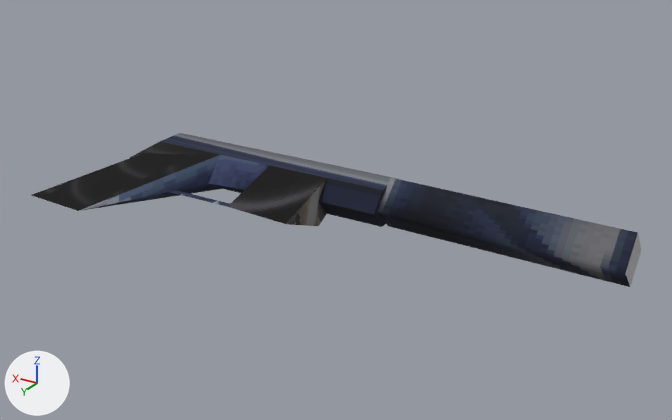
Before and after pictures for a commit that changed the glTF model native/assets/weapons/pd/02-falcon-2-silencer-tp.glb.
Rendered twice from a 50 mm camera at (-597.0, 513.0, 294.0) aimed at (-264.0, -44.0, 16.0). Arrows for +X, +Y and +Z are at lower left; the lights stay in place. The picture after the commit comes second. Vertices at exactly the same position are counted once.

Before the edit, the objects in view are built like this:
```python
me_chrfalcon2sil_bin = bpy.data.meshes.new('chrfalcon2sil.bin')
me_chrfalcon2sil_bin.from_pydata(...)  # 39 vertices, 57 faces; spans x -476.0..-28.0, y -112.0..46.0, z -14.0..31.0
# faces by material slot: [36, 16, 3, 2]
me_chrfalcon2sil_bin.materials.append(mat_tex00_32x32)
me_chrfalcon2sil_bin.materials.append(mat_tex01_32x32)
me_chrfalcon2sil_bin.materials.append(mat_tex02_32x32)
me_chrfalcon2sil_bin.materials.append(mat_tex03_1x1)
ob_gun = bpy.data.objects.new('gun', me_chrfalcon2sil_bin)
ob_gun.location = (0.0, 0.0, 0.0)
```
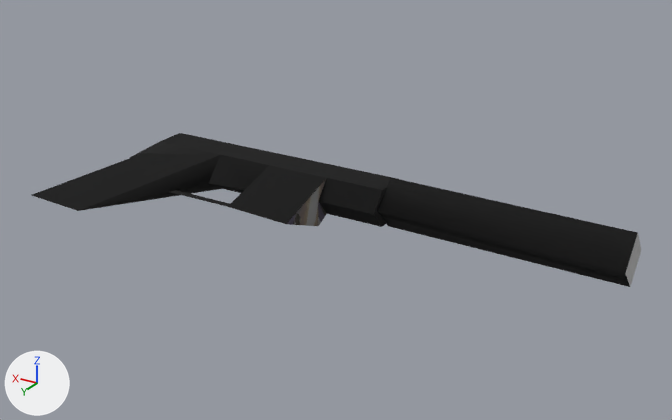
Location of each change, (x1, y1, x2, y2) in pixels of the pictures (672 x 420 px):
part 1 of me_chrfalcon2sil_bin, recoloured (darker)
    both: (79, 133, 638, 283)
part 2 of me_chrfalcon2sil_bin, edited (looks the same)
    both: (32, 141, 326, 224)

Patch to the scene script:
```diff
--- a/native/assets/weapons/pd/02-falcon-2-silencer-tp.glb.py
+++ b/native/assets/weapons/pd/02-falcon-2-silencer-tp.glb.py
@@ mat_tex0324_32x32_cullbothenvmappingtexscales0_031250texscalet0_031250 @@
+mat_tex0324_32x32_cullbothenvmappingtexscales0_031250texscalet0_031250 = bpy.data.materials.new('tex0324_32x32_CullBothEnvMappingTexScaleS0.031250TexScaleT0.031250')
+# colours: black #000000, mixed with the vertex colours
+# uses the picture img_image_1
@@ mat_tex0323_32x32_cullbothenvmappingtexscales0_031250texscalet0_031250 @@
+mat_tex0323_32x32_cullbothenvmappingtexscales0_031250texscalet0_031250 = bpy.data.materials.new('tex0323_32x32_CullBothEnvMappingTexScaleS0.031250TexScaleT0.031250')
+# colours: black #000000, mixed with the vertex colours
+# uses the picture img_image_0
@@ me_chrfalcon2sil_bin @@
 me_chrfalcon2sil_bin.from_pydata(...)  # 39 vertices, 57 faces; spans x -476.0..-28.0, y -112.0..46.0, z -14.0..31.0
 # used by ob_gun; location = (0.0, 0.0, 0.0)
+# me_chrfalcon2sil_bin part 1: all 36 faces that had it switch from mat_tex00_32x32 to mat_tex0323_32x32_cullbothenvmappingtexscales0_031250texscalet0_031250
+# me_chrfalcon2sil_bin part 2: all 16 faces that had it switch from mat_tex01_32x32 to mat_tex0324_32x32_cullbothenvmappingtexscales0_031250texscalet0_031250
 me_chrfalcon2sil_bin.materials.append(mat_tex02_32x32)
```
